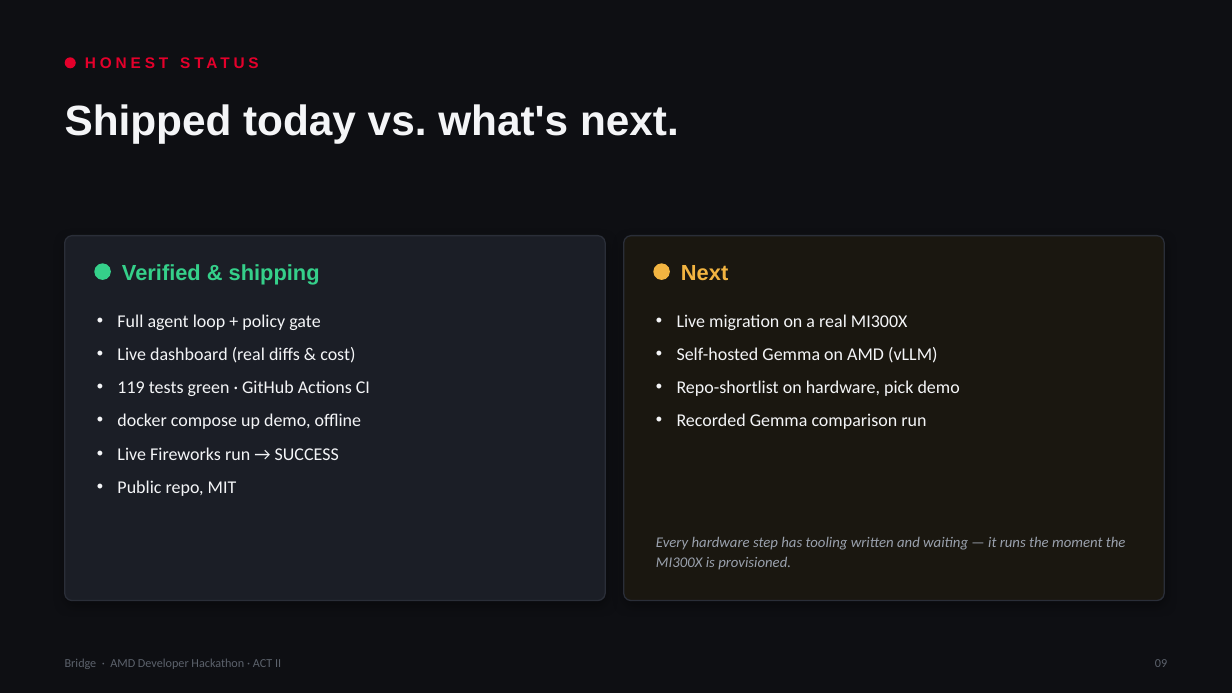
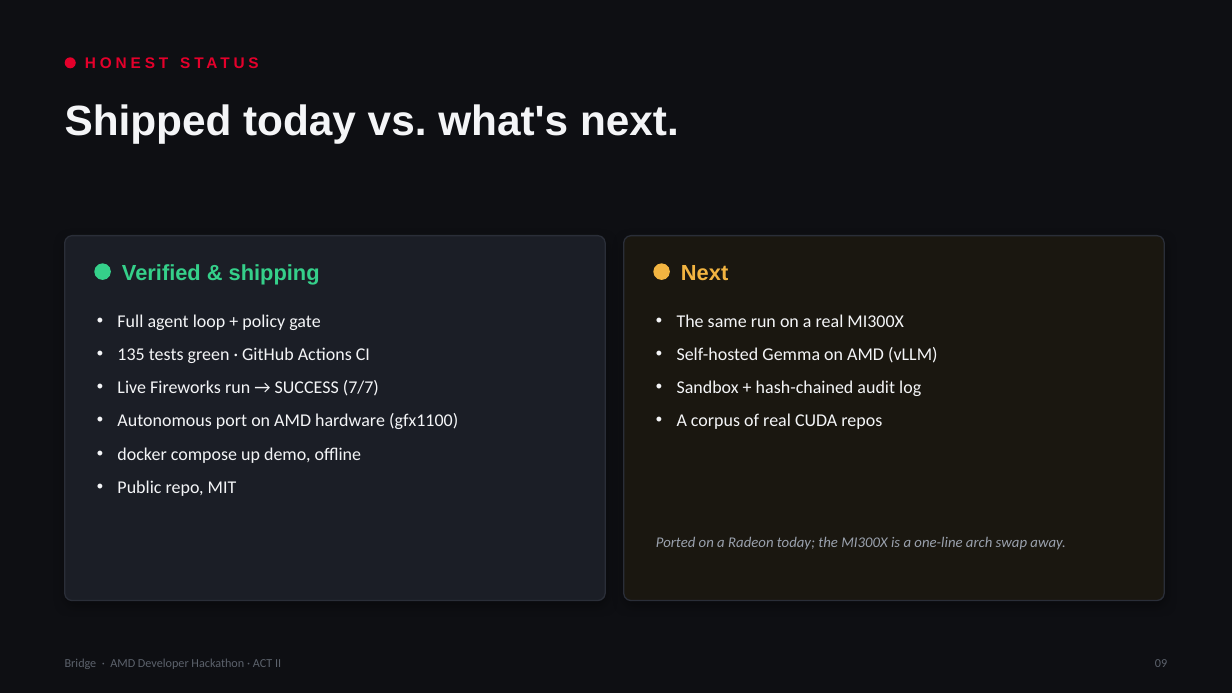
Before and after one commit to abidedavana/Bridge, a slide deck: slide 9 of pitch/bridge_pitch.pptx. Drawn at 1232x693 pixels with LibreOffice and Linux fonts; fonts in the diff are those of the drawing. Boxes give left, top, right and bottom in pixels: in the first picture for what was removed or moved away, otherwise in the second. Text is boxed around its words. In the diff, an @@ line names an element or a change of style, - is before the commit and + after.

Commit message:
Final stretch: use the idiomatic hardware2 recording; correct all deck/doc numbers
- fixtures/cassettes/hardware.json is now the cleaner rerun (recorded with
  the arch-templating + ANSI fixes in place): same SUCCESS / 3 iterations,
  but the agent produced the idiomatic HIP CMake port (find_package(hip),
  hip::device) — a sharper artifact that also matches the pod screenshots
  used in the video. Replays exactly: SUCCESS, 3 iters, $0.0456.
- Regenerated pitch/bridge_pitch.pptx from an updated build_deck.js: 135
  tests (was 119), Gemma slide now reports the real comparison (Gemma 4,
  3/7, plus the <thought>-stripping fix it forced), the AMD-stack slide
  marks the Radeon hardware run DONE (not MI300X-next), and the roadmap
  keeps MI300X as the genuine next step. Verified no stale strings remain.
- README hardware row, video script, demo page, hardware_runbook, and
  deck_delta all updated to ~$0.05 and 135 tests to match the shipped
  recording. 135 tests green.

```diff
--- a/pitch/bridge_pitch.pptx
+++ b/pitch/bridge_pitch.pptx
@@ text at [677, 314, 904, 327]: text changed @@
-• Live migration on a real MI300X
+• The same run on a real MI300X
@@ text at [117, 347, 458, 429]: text changed @@
-• Live dashboard (real diffs & cost)
-• 119 tests green · GitHub Actions CI
+• 135 tests green · GitHub Actions CI
+• Live Fireworks run → SUCCESS (7/7)
+• Autonomous port on AMD hardware (gfx1100)
@@ text at [677, 380, 921, 429]: text changed @@
-• Repo-shortlist on hardware, pick demo
-• Recorded Gemma comparison run
+• Sandbox + hash-chained audit log
+• A corpus of real CUDA repos
@@ text at [117, 447, 339, 460]: paragraph removed @@
-• Live Fireworks run → SUCCESS
@@ text at [656, 536, 1065, 550]: text changed @@
-Every hardware step has tooling written and waiting — it runs the moment the MI300X is provisioned.
+Ported on a Radeon today; the MI300X is a one-line arch swap away.
```
Also in this commit, not shown: 3 other slides changed, 7 other files.
